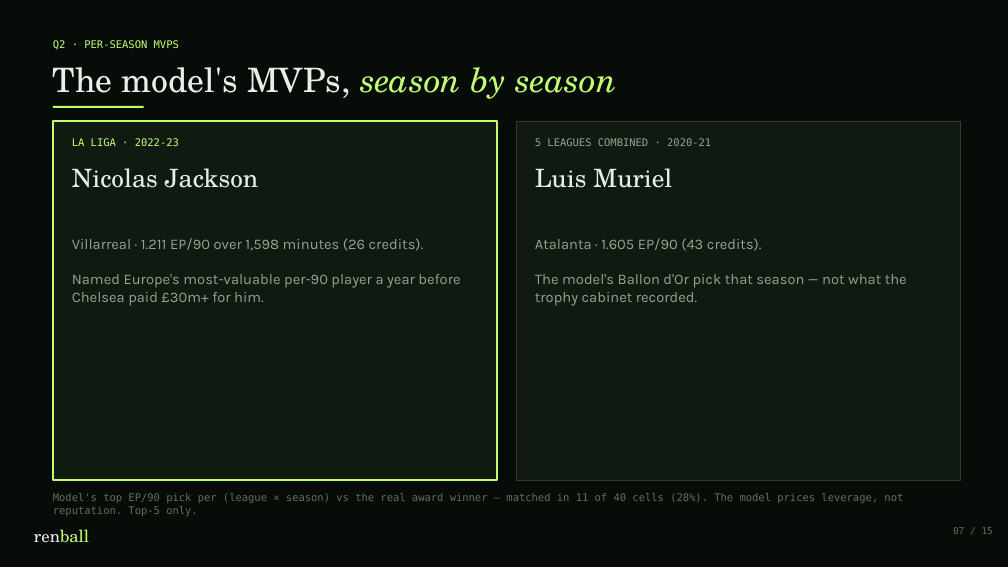
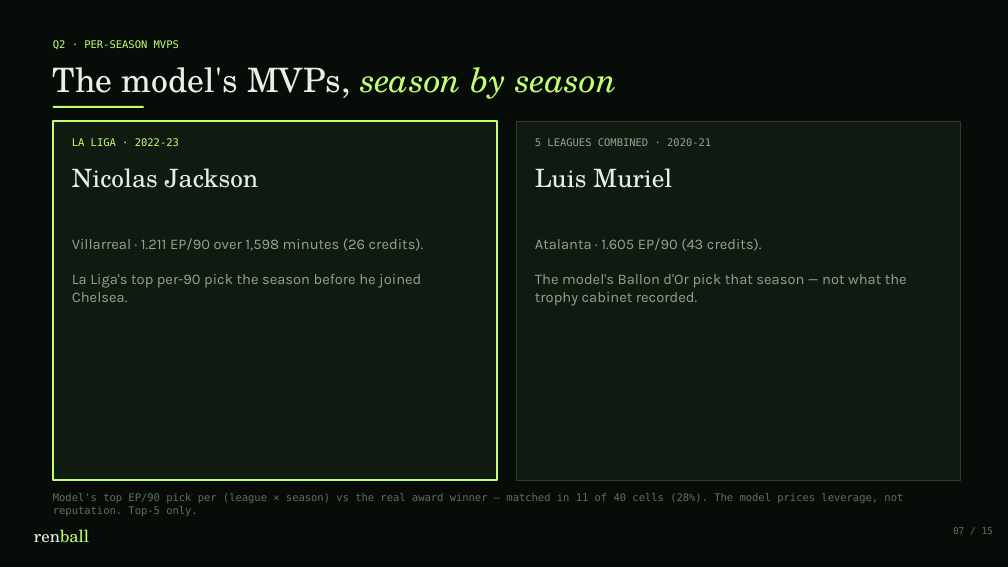
Before and after one commit to koeymenc/renball, a slide deck: slide 7 of projects/03-true-contributors/slides.pptx. Drawn at 1008x567 pixels with LibreOffice and Linux fonts; fonts in the diff are those of the drawing. Boxes give left, top, right and bottom in pixels: in the first picture for what was removed or moved away, otherwise in the second. Text is boxed around its words. In the diff, an @@ line names an element or a change of style, - is before the commit and + after.

```diff
--- a/projects/03-true-contributors/slides.pptx
+++ b/projects/03-true-contributors/slides.pptx
@@ text at (x1=72, y1=238, x2=424, y2=302): text changed @@
-Villarreal · 1.211 EP/90 over 1,598 minutes (26 credits).
-Named Europe's most-valuable per-90 player a year before Chelsea paid £30m+ for him.
+Villarreal · 1.211 EP/90 over 1,598 minutes (26 credits).
+La Liga's top per-90 pick the season before he joined Chelsea.
```
Also in this commit, not shown: 3 other slides changed, 31 other files.
